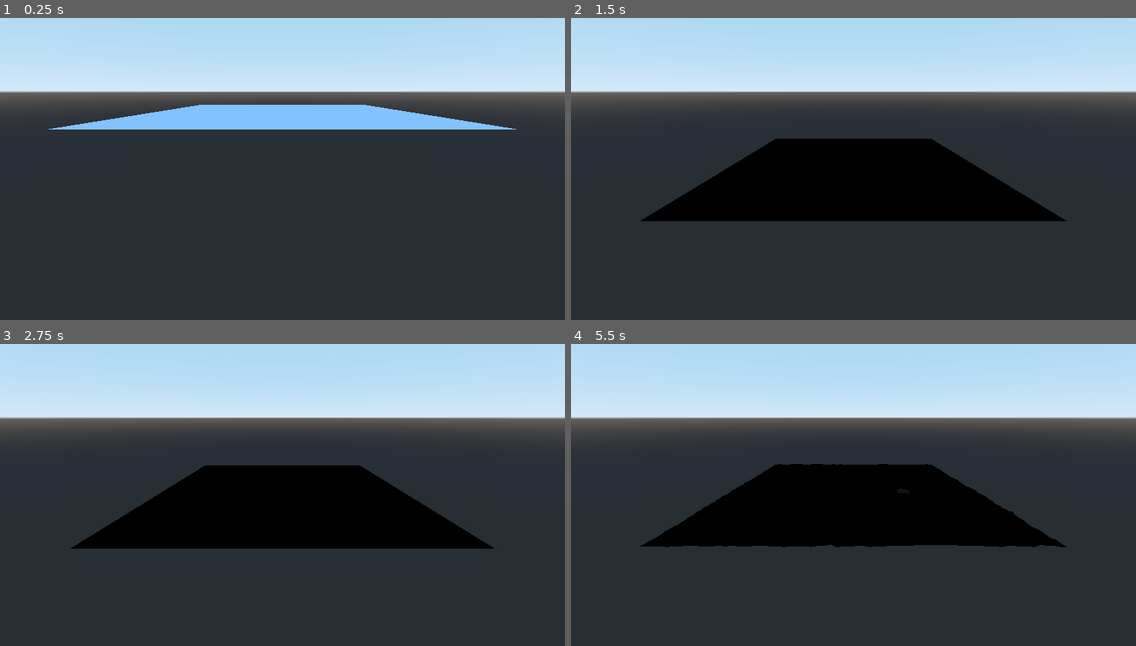
Above: before the commit, frames 1-4 (two rows, left to right).
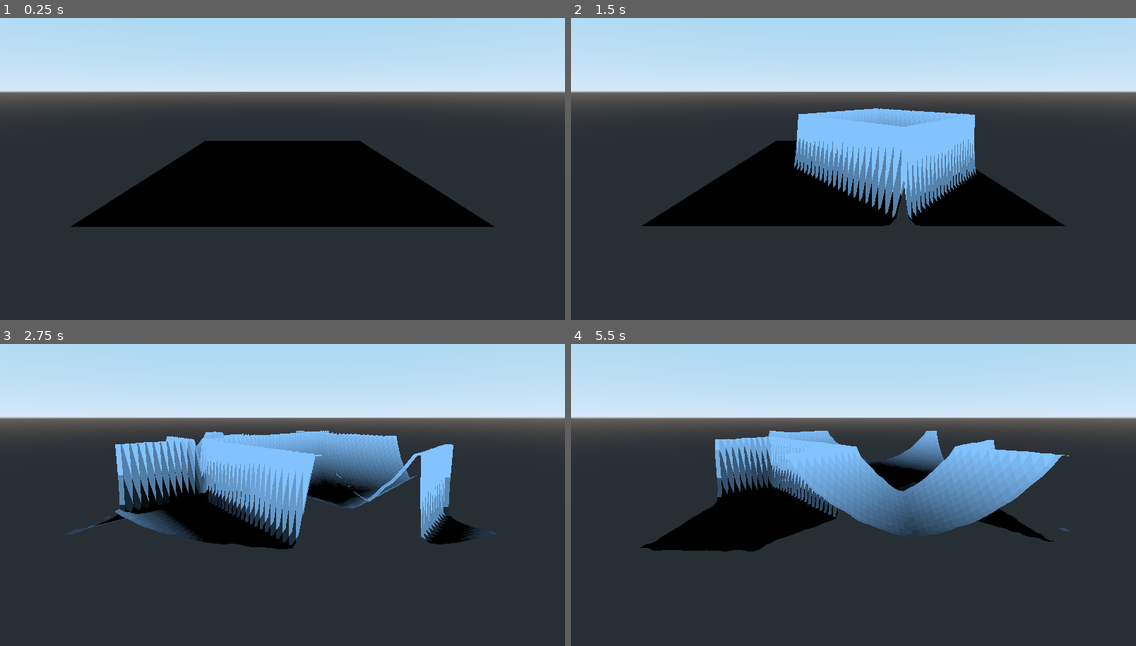
Above: after the commit, the same moments.

Repository: kb173/godot-interactive-water
Game: Godot game, scene res://TestScene.tscn
The game is run twice, just before and just after one commit, with the same random seed, the same clock (stepped at 60 frames per second) and the same inputs.
Inputs:
- Up to frame 1 (0.25 s): no input
- Up to frame 2 (1.5 s): no input
- Up to frame 3 (2.75 s): no input
- Up to frame 4 (5.5 s): no input

The runs differ from the first frame. In frame 1, 19% of the frame differs, in the area x 8-92%, y 28-70%; in frame 2, 10%; in frame 3, 19%; in frame 4, 16%.

Commit message:
More tweaking, really starting to look like water

Diff:
--- a/PersistentShaderTexture.tscn
+++ b/PersistentShaderTexture.tscn
@@ -6,9 +6,9 @@
 [sub_resource type="ShaderMaterial" id=1]
 shader = ExtResource( 1 )
 shader_param/water_height = 0.5
-shader_param/height_damping = 0.038
-shader_param/velocity_damping = -0.076
-shader_param/spread = 0.297
+shader_param/height_damping = 0.087
+shader_param/velocity_damping = 0.11
+shader_param/spread = 0.306
 shader_param/delta_time = 0.1
 
 [node name="PersistentShaderTexture" type="Node"]
--- a/Water.gd
+++ b/Water.gd
@@ -7,8 +7,26 @@
 var _frame_number := 0
 
 
+func _ready():
+	# Set an initial "previous frame"
+	var first_image = Image.new()
+
+	first_image.create(1, 1, false, Image.FORMAT_RGBA8)
+	first_image.lock()
+	first_image.set_pixel(0, 0, Color(0.5, 0.0, 0.0, 0.0))
+	first_image.unlock()
+
+	var first_texture = ImageTexture.new()
+	first_texture.create_from_image(first_image)
+
+	$WaterHeights.set_previous_texture(first_texture)
+
 
 func _physics_process(delta):
+	if _frame_number == 0:
+		_frame_number += 1
+		return
+
 	# Get result of previous frame
 	var result = $WaterHeights.get_texture()
 
@@ -19,7 +37,7 @@
 	var image_data = result.get_data()
 
 	# Set a random pixel every 100 frames for testing
-	if _frame_number % 200 == 0:
+	if _frame_number % 50 == 0:
 		print("Setting pixel")
 		image_data.lock()
 		image_data.set_pixel(randi() % 64, randi() % 64, Color(0.0, 0.0, 0.0, 0.0))
--- a/WaterUpdate.shader
+++ b/WaterUpdate.shader
@@ -15,6 +15,10 @@
 	return texture(tex, uv).r + texture(tex, uv).g / 255.0;
 }
 
+float read_velocity(sampler2D tex, vec2 uv) {
+	return texture(tex, uv).b + texture(tex, uv).a / 255.0;
+}
+
 float get_encoded_remainder(float num) {
 	return fract(num * 255.0);
 }
@@ -22,12 +26,11 @@
 void fragment() {
 	// Read
 	float height_here = read_height(previous_frame, UV);
-	float velocity_here = texture(previous_frame, UV).b;
-	float acceleration_here = texture(previous_frame, UV).a;
+	float velocity_here = read_velocity(previous_frame, UV);
 
 	// Apply force towards the base height
-	float force = (height_here - water_height) * height_damping + velocity_here * velocity_damping;
-	acceleration_here = -force;
+	float force = -height_damping * (height_here - water_height) - velocity_here * velocity_damping;
+	float acceleration_here = force;
 
 	// Update values based on neighbouring values
 
@@ -45,11 +48,11 @@
 	float left_delta = spread * (height_left - height_here);
 	float right_delta = spread * (height_right - height_here);
 
-	float sum_delta = left_delta + right_delta + up_delta + down_delta;
+	float sum_delta = max(max(left_delta, right_delta), max(up_delta, down_delta));
 
 	velocity_here += sum_delta + acceleration_here;
 	height_here += velocity_here;
 
 	// Write
-	COLOR = vec4(height_here, get_encoded_remainder(height_here), velocity_here, acceleration_here);
+	COLOR = vec4(height_here, get_encoded_remainder(height_here), velocity_here, get_encoded_remainder(velocity_here));
 }
